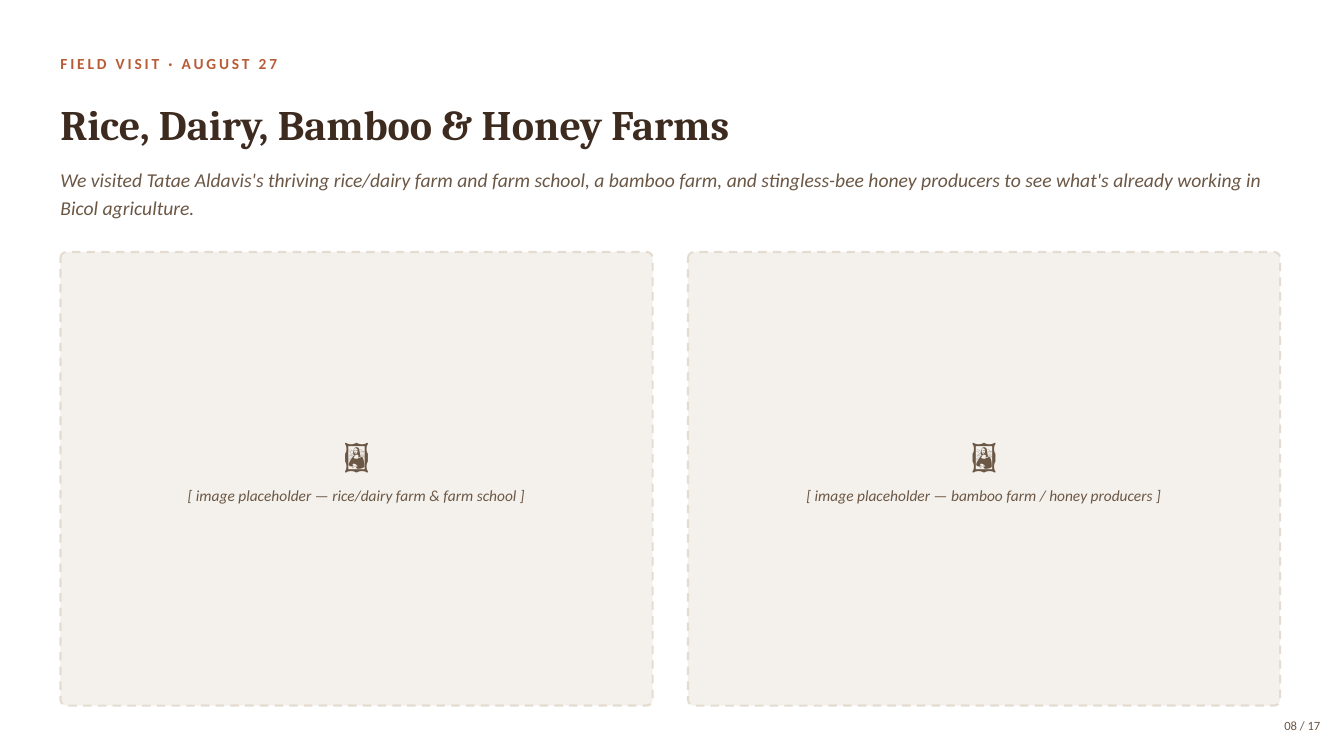
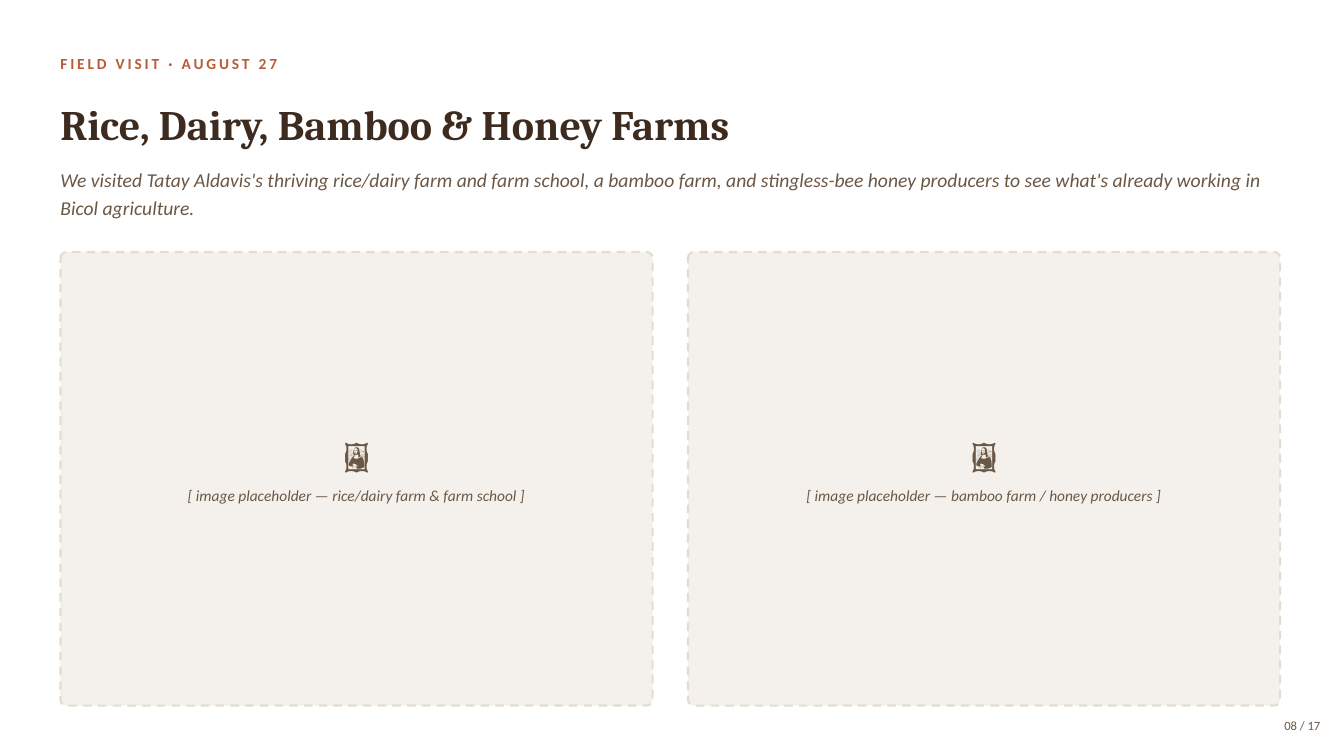
Before and after one commit to Abdullah-Nasir-Chowdhury/cacao-bicol-field-tools, a slide deck: slide 8 of Bicol-Cacao-Pitch.pptx. Drawn at 1344x756 pixels with LibreOffice and Linux fonts; fonts in the diff are those of the drawing. Boxes give left, top, right and bottom in pixels: in the first picture for what was removed or moved away, otherwise in the second. Text is boxed around its words. In the diff, an @@ line names an element or a change of style, - is before the commit and + after.

```diff
--- a/Bicol-Cacao-Pitch.pptx
+++ b/Bicol-Cacao-Pitch.pptx
@@ text at (60,173,1261,219): text changed @@
-We visited Tatae Aldavis's thriving rice/dairy farm and farm school, a bamboo farm, and stingless-bee honey producers to see what's already working in Bicol agriculture.
+We visited Tatay Aldavis's thriving rice/dairy farm and farm school, a bamboo farm, and stingless-bee honey producers to see what's already working in Bicol agriculture.
```
Also in this commit, not shown: 8 other slides changed, 16 other files.
